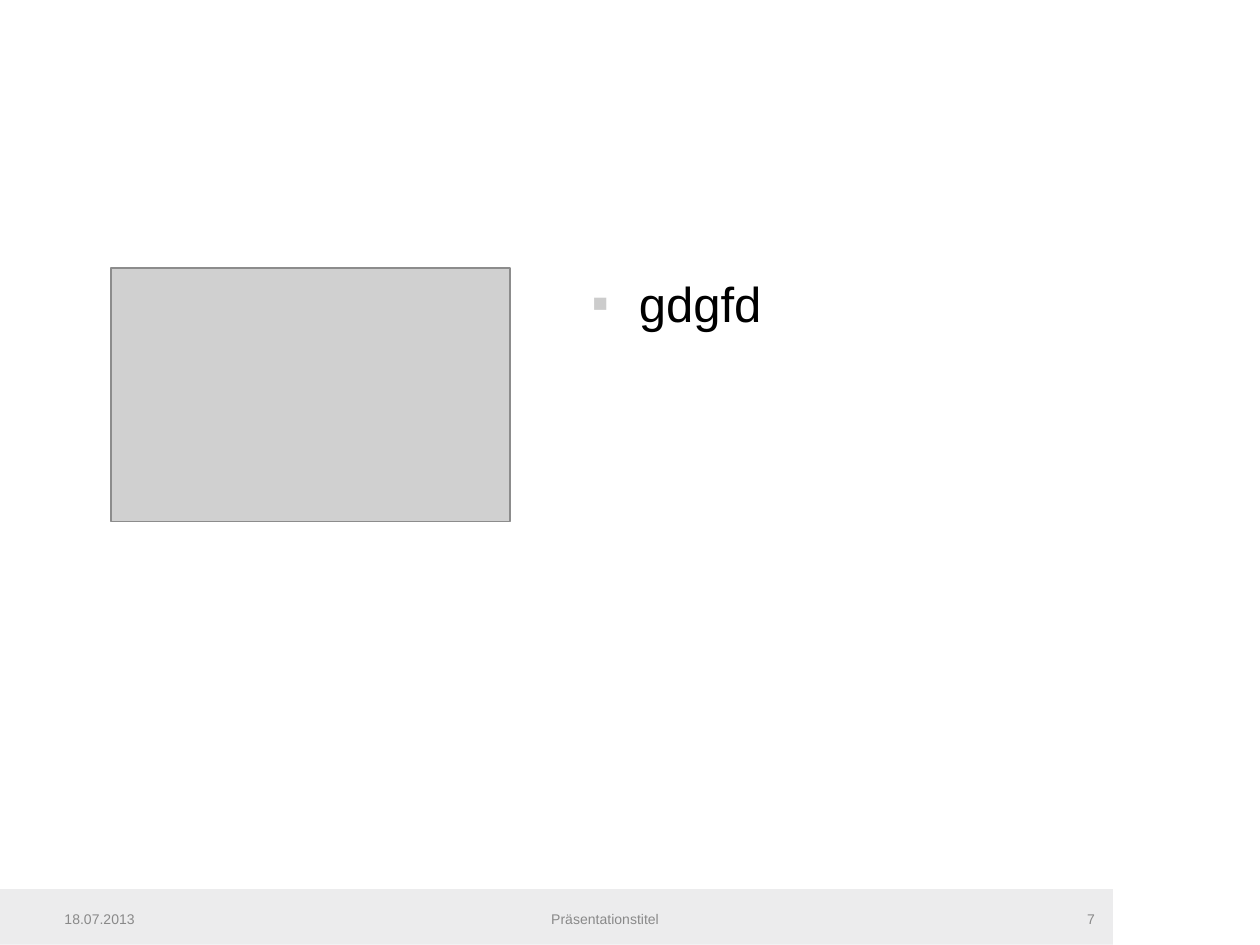
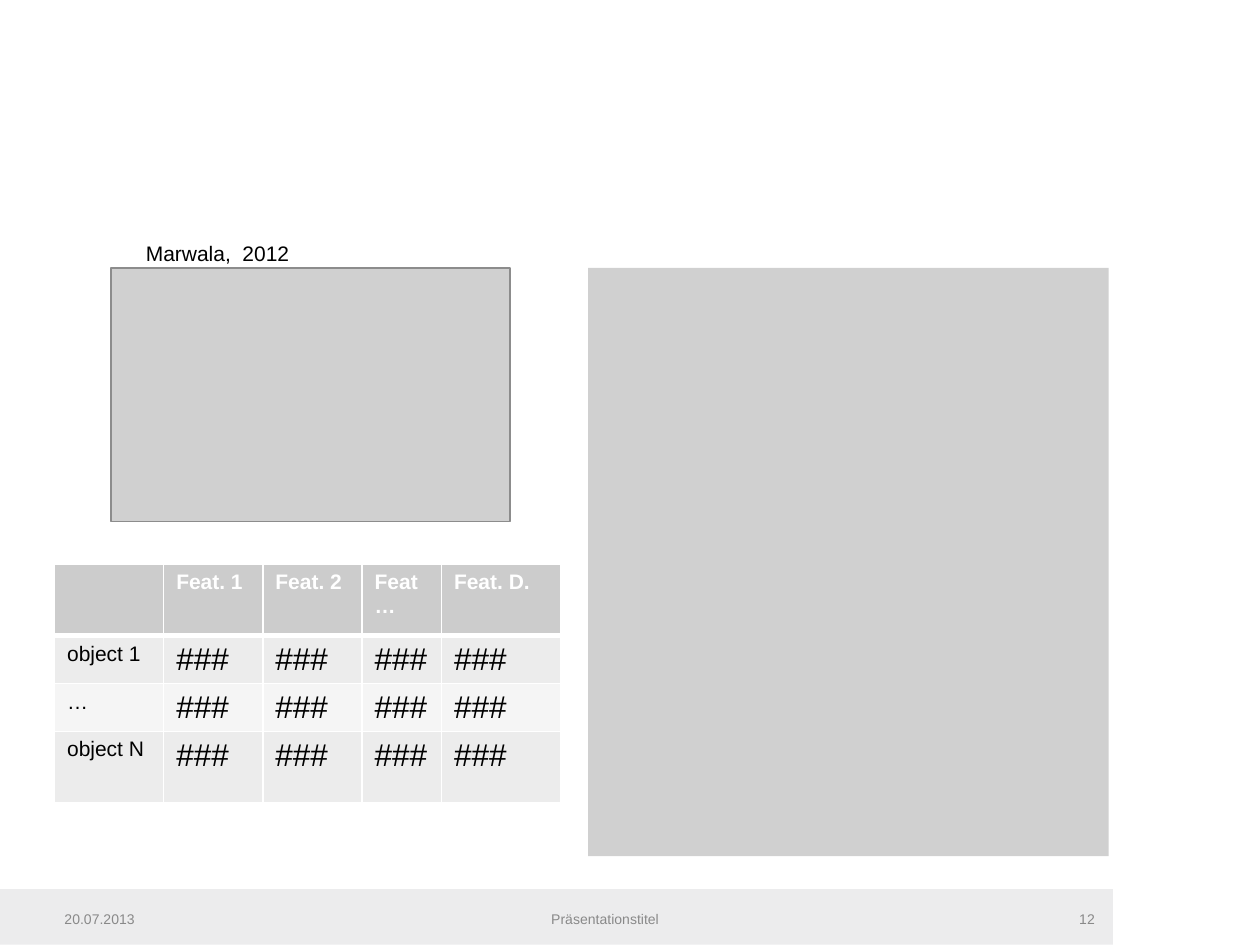
Before and after one commit to fera0013/MasterThesis, a slide deck: slide 12 of Documentation/SemiSupervisedMethodsInConditionMonitoring.pptx (slide 7 before the commit). Drawn at 1260x945 pixels with LibreOffice and Linux fonts; fonts in the diff are those of the drawing; grey boxes stand for pictures; background and template pictures are left out. Boxes give left, top, right and bottom in pixels: in the first picture for what was removed or moved away, otherwise in the second. Text is boxed around its words. In the diff, an @@ line names an element or a change of style, - is before the commit and + after.

Commit message:
Outlier Detection in Condition Monitoring Presentation

```diff
--- a/Documentation/SemiSupervisedMethodsInConditionMonitoring.pptx
+++ b/Documentation/SemiSupervisedMethodsInConditionMonitoring.pptx
@@ text added at (x1=146, y1=245, x2=289, y2=264), 12 pt, text #000000 @@
+Marwala, 2012
@@ picture added at (x1=588, y1=268, x2=1109, y2=857) @@
@@ text removed at (x1=639, y1=286, x2=761, y2=332) @@
-▪ gdgfd
@@ table added at (x1=54, y1=564, x2=561, y2=816), 4 rows, 5 columns @@
+ | Feat. 1 | Feat. 2 | Feat… | Feat. D.
+object 1 | ### | ### | ### | ###
+… | ### | ### | ### | ###
+object N | ### | ### | ### | ###
@@ text at (x1=64, y1=914, x2=134, y2=924): text changed @@
-18.07.2013
+20.07.2013
@@ page number at (x1=1079, y1=914, x2=1095, y2=924): text changed @@
-7
+12
```
Also in this commit, not shown: 47 other slides changed, 20 slides added, 2 other files.
